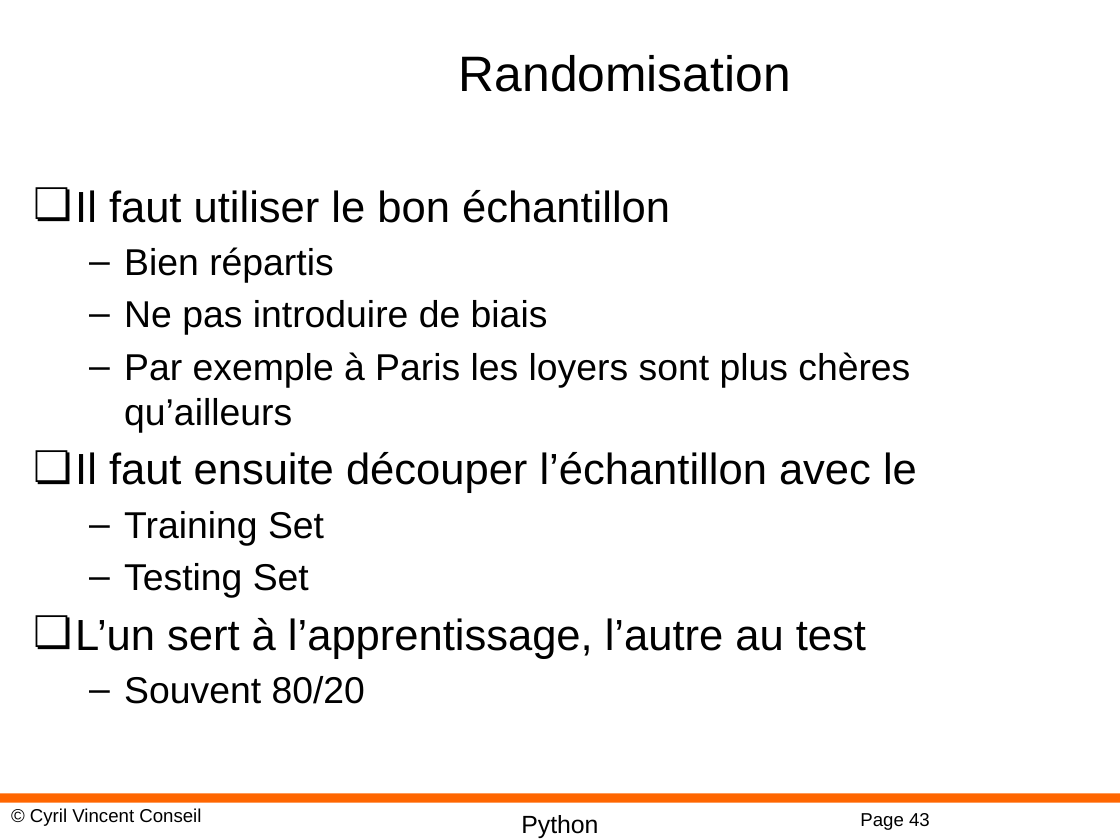
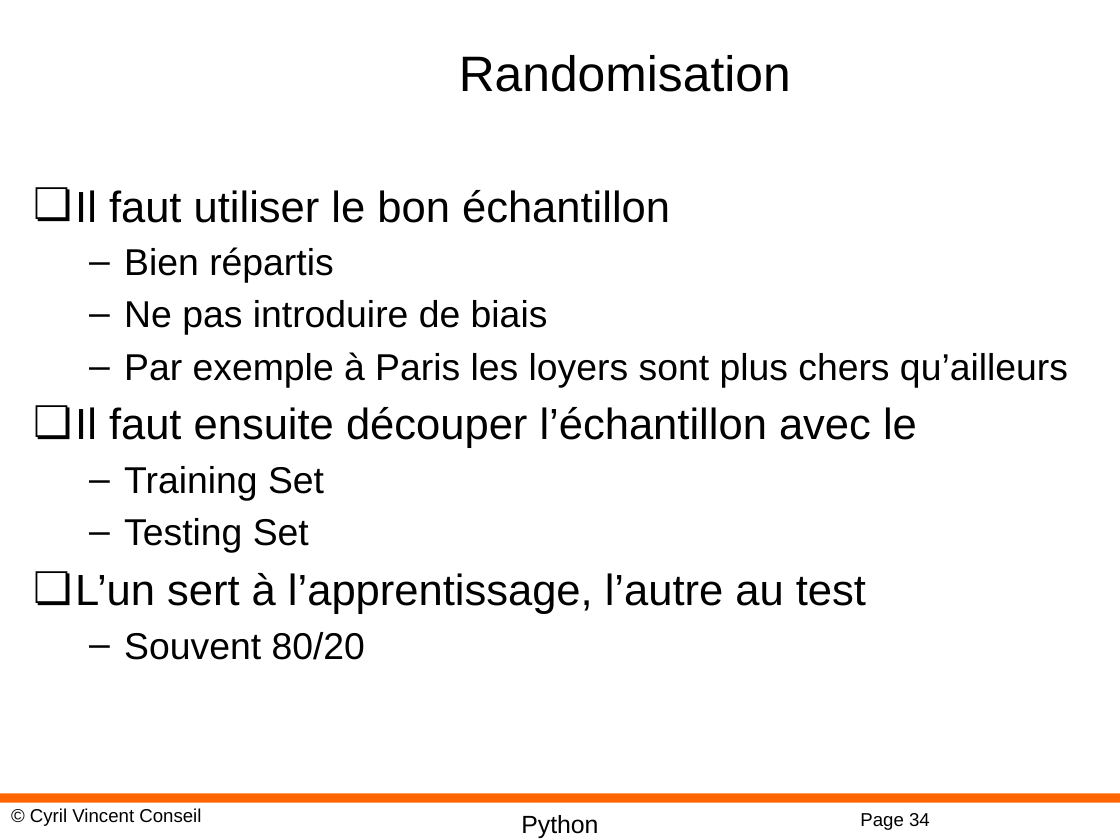
Before and after one commit to cyrilvincent/IA-LLM, a slide deck: slide 34 of AI04-MachineLearning.pptx (slide 43 before the commit). Drawn at 1120x840 pixels with LibreOffice and Linux fonts; fonts in the diff are those of the drawing; background and template pictures are left out. Boxes give left, top, right and bottom in pixels: in the first picture for what was removed or moved away, otherwise in the second. Text is boxed around its words. In the diff, an @@ line names an element or a change of style, - is before the commit and + after.

```diff
--- a/AI04-MachineLearning.pptx
+++ b/AI04-MachineLearning.pptx
@@ text at [124,352,1068,387]: text changed @@
-  – Par exemple à Paris les loyers sont plus chères qu’ailleurs
+  – Par exemple à Paris les loyers sont plus chers qu’ailleurs
@@ page number at [860,813,930,830]: text changed @@
-Page 43
+Page 34
```
Also in this commit, not shown: 1 other slide changed, 20 slides removed, 15 other files.
